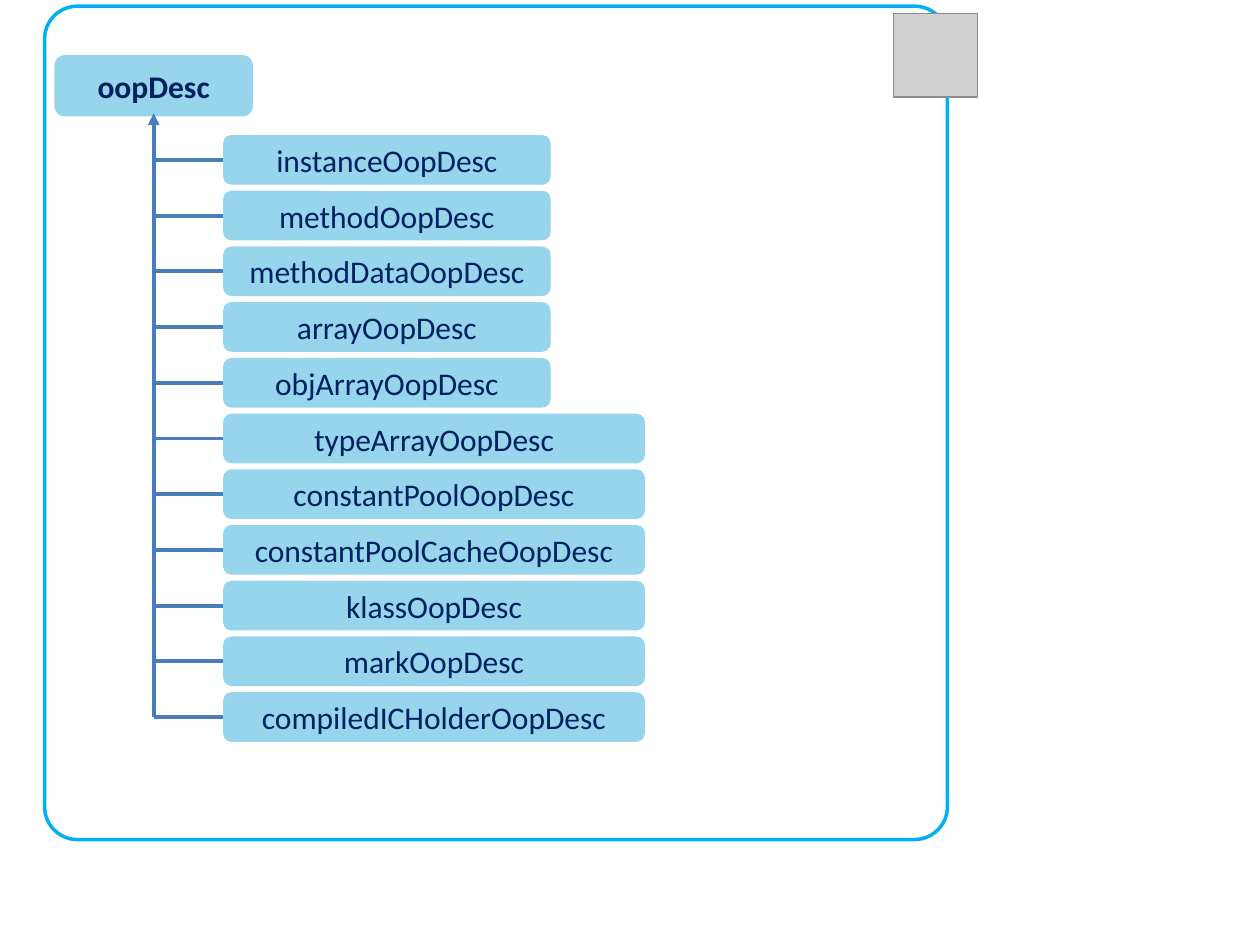
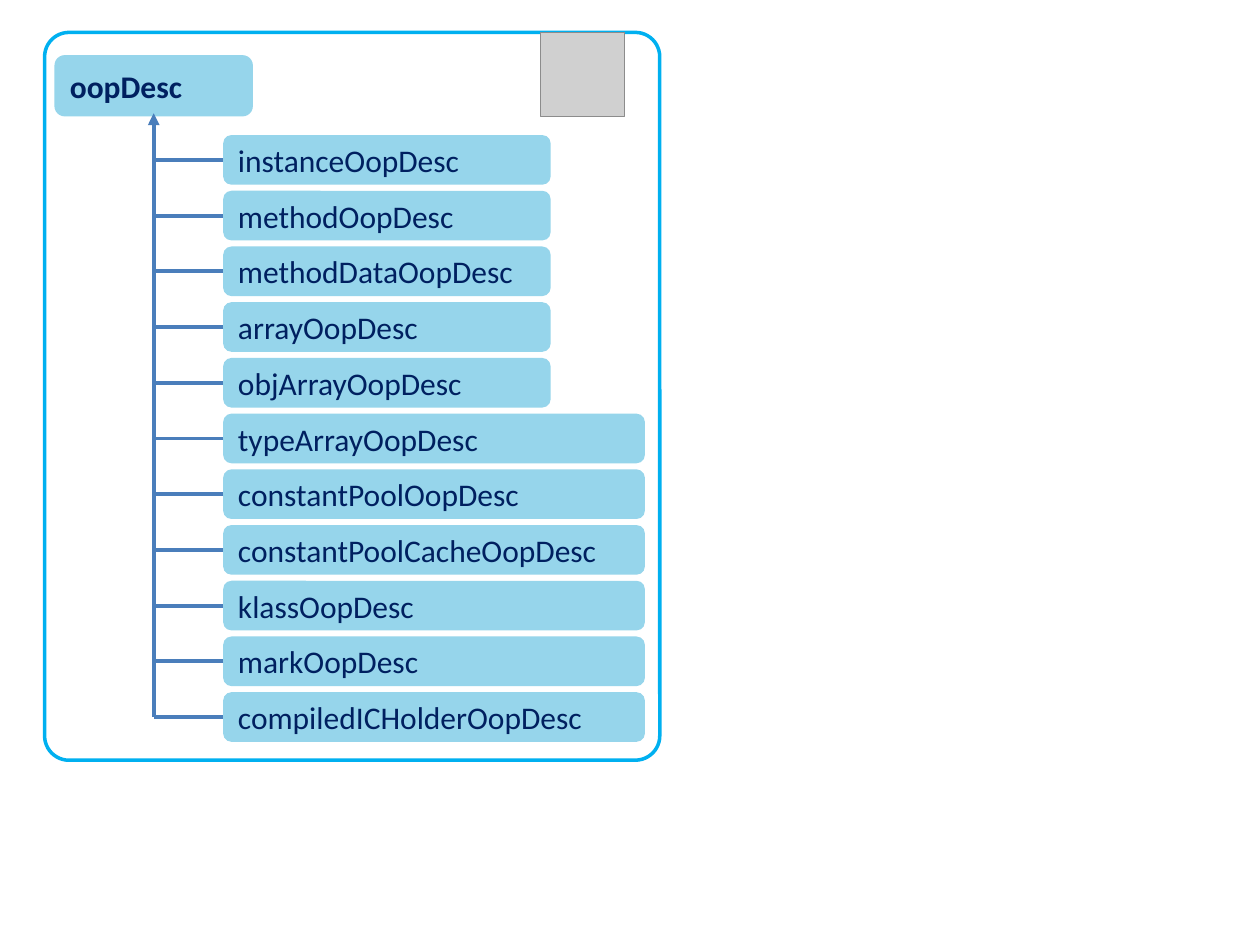
Before and after one commit to znipps/znipps.github.com, a slide deck: slide 2 of ppt/Klass.pptx. Drawn at 1260x945 pixels with LibreOffice and Linux fonts; fonts in the diff are those of the drawing; grey boxes stand for pictures. Boxes give left, top, right and bottom in pixels: in the first picture for what was removed or moved away, otherwise in the second. Text is boxed around its words. In the diff, an @@ line names an element or a change of style, - is before the commit and + after.

```diff
--- a/ppt/Klass.pptx
+++ b/ppt/Klass.pptx
@@ rounded rectangle resized from (x1=44, y1=6, x2=948, y2=839) to (x1=44, y1=33, x2=659, y2=761) @@
@@ picture moved from (x1=893, y1=13, x2=978, y2=97) to (x1=541, y1=33, x2=625, y2=117) @@
@@ alignment centre to left in 12 elements at (x1=223, y1=135, x2=551, y2=184), (x1=54, y1=55, x2=252, y2=117), (x1=223, y1=190, x2=551, y2=239), (x1=223, y1=247, x2=551, y2=296), (x1=223, y1=302, x2=551, y2=352), (x1=223, y1=358, x2=551, y2=407), (x1=223, y1=413, x2=645, y2=462), (x1=223, y1=470, x2=645, y2=519), (x1=223, y1=525, x2=645, y2=575), (x1=223, y1=581, x2=645, y2=630), (x1=223, y1=636, x2=645, y2=685), (x1=223, y1=692, x2=645, y2=741) @@
```
Also in this commit, not shown: 3 slides added, 3 other files.
